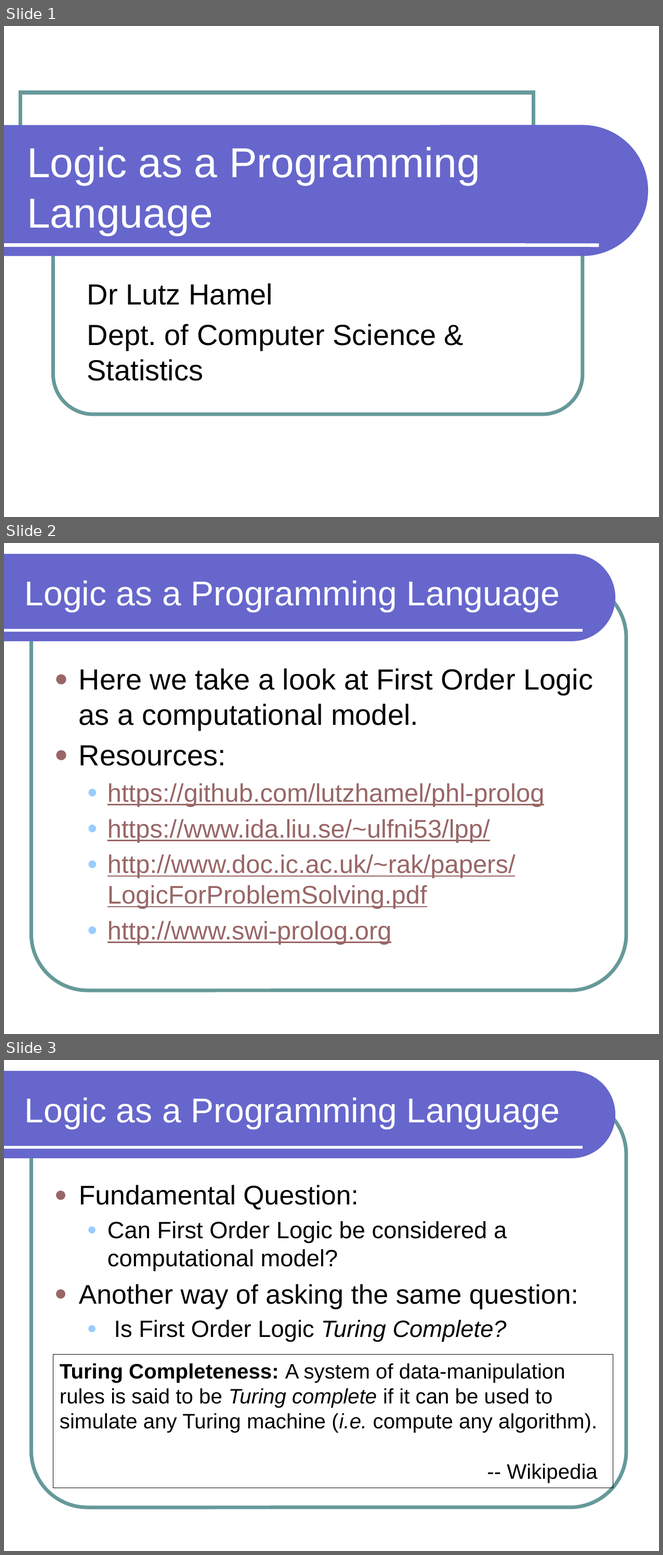
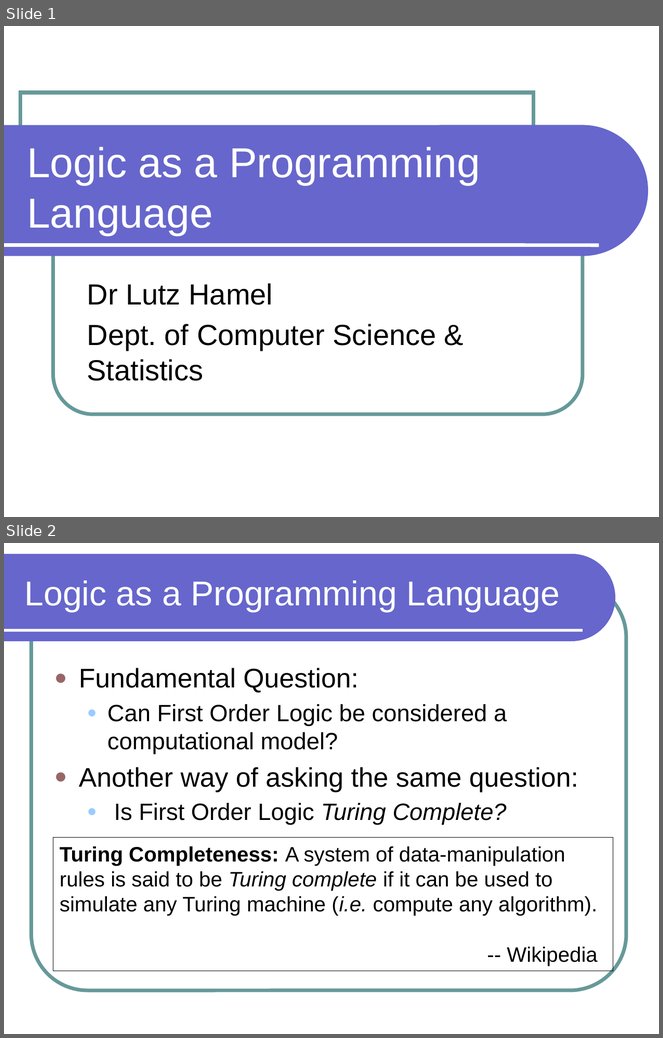
Before and after one commit to lutzhamel/phl-prolog, a slide deck: philosophy-prolog.pptx. Shown one above the other, each under a label of ours: slides 1, 2 and 3 before the commit, slides 1 and 2 after it. The pictures are 663x1555 and 663x1038 pixels, drawn with LibreOffice and Linux fonts; fonts in the diff are those of the drawing. Boxes give left, top, right and bottom in pixels: in the first picture for what was removed or moved away, otherwise in the second. Text is boxed around its words. In the diff, an @@ line names an element or a change of style, - is before the commit and + after.

```diff
--- a/philosophy-prolog.pptx
+++ b/philosophy-prolog.pptx
@@ slide 2 removed at [4, 543, 659, 1034], background #FFFFFF; not listed: 3 template elements that a slide beside it also shows @@
@@ title removed at [24, 580, 560, 612] @@
-Logic as a Programming Language
@@ text removed at [79, 668, 593, 945] @@
-● Here we take a look at First Order Logic as a computational model.
-● Resources:
-  ● https://github.com/lutzhamel/phl-prolog
-  ● https://www.ida.liu.se/~ulfni53/lpp/
-  ● http://www.doc.ic.ac.uk/~rak/papers/LogicForProblemSolving.pdf
-  ● http://www.swi-prolog.org
@@ what was slide 3 is now slide 2 @@
```
Also in this commit, not shown: 1 other file.
